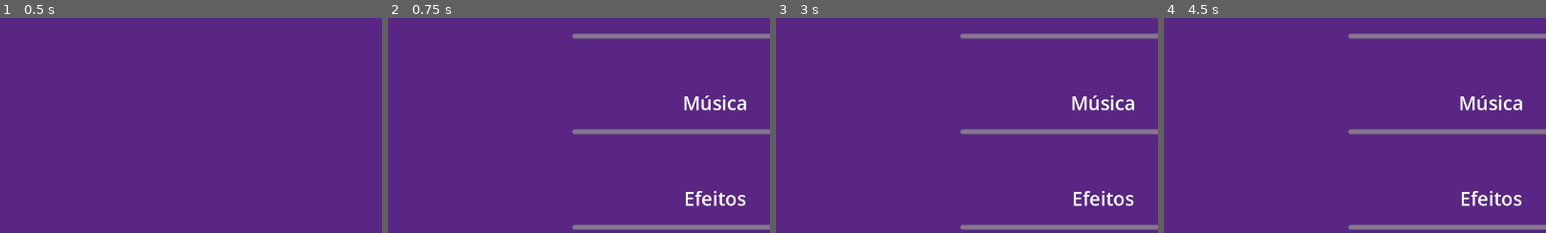
Above: before the commit, frames 1-4 (left to right).
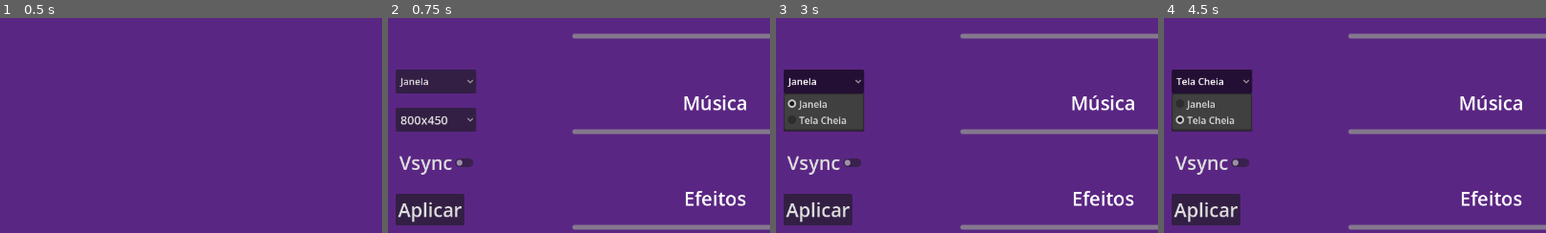
Above: after the commit, the same moments.

Repository: LuanDiegs/FelpoJam
Game: Godot game, scene res://Cenas/start_menu.tscn
Same seed, same stepped clock (60 frames per second), same inputs: the game is played once before the commit and once after it. Before the commit the project has no main scene; this scene is started directly in both runs.
Inputs (mouse positions are % of the whole screen's width and height, from its top left):
- Up to frame 1 (0.5 s): no input
- Up to frame 2 (0.75 s): click "Opções" at 0.5 s
- Up to frame 3 (3 s): click "Voltar" at 1.25 s; click "Opções" at 2 s; click (13, 38) at 2.75 s, where only the run after the commit has a clickable "Janela"
- Up to frame 4 (4.5 s): click (13, 47) at 3.5 s, where only the run after the commit has a clickable "800x450"; click (13, 38) at 4.25 s, where only the run after the commit has a clickable "Tela Cheia"
The pictures show only the part of the screen within x 7-57%, y 24-74%; the shares and areas given below are measured in that part.

Frame 1 is identical in both runs. In frame 2, 7.9% of the frame differs, in the area x 2-23%, y 24-97%; in frame 3, 9.3%, in the area x 2-24%, y 24-97%; in frame 4, 9.3%.

Commit message:
Sistema de resolução
Fiz o sistema de resolução, completo. testei, funcionando certinho.

Tem 16 resoluções. Opção de tela cheia e vsync. só é aplicado ao jogador aplicar no botão "aplicar"

Diff:
--- a/source/felpojam--projeto-gigantossauro/Cenas/settings_menu.tscn
+++ b/source/felpojam--projeto-gigantossauro/Cenas/settings_menu.tscn
@@ -5,7 +5,7 @@
 [sub_resource type="PlaceholderTexture2D" id="PlaceholderTexture2D_jhuug"]
 size = Vector2(1280, 720)
 
-[node name="SettingsMenu" type="Control" unique_id=2033712389 node_paths=PackedStringArray("master_volume_slider", "music_volume_slider", "sfx_volume_slider", "master_percent_label", "music_percent_label", "sfx_percent_label")]
+[node name="SettingsMenu" type="Control" unique_id=2033712389 node_paths=PackedStringArray("master_volume_slider", "music_volume_slider", "sfx_volume_slider", "master_percent_label", "music_percent_label", "sfx_percent_label", "resolution_option", "mode_option")]
 layout_mode = 3
 anchors_preset = 15
 anchor_right = 1.0
@@ -19,6 +19,8 @@
 master_percent_label = NodePath("MasterVolPercent")
 music_percent_label = NodePath("MusicVolPercent")
 sfx_percent_label = NodePath("SfxVolPercent")
+resolution_option = NodePath("ResolutionSetButton")
+mode_option = NodePath("WindowMode")
 
 [node name="BgPlaceholder" type="Sprite2D" parent="." unique_id=1925870788]
 modulate = Color(0.40859753, 0.5007568, 0.72983867, 0.49803922)
@@ -118,7 +120,7 @@
 horizontal_alignment = 1
 vertical_alignment = 1
 
-[node name="SettingsButton" type="Button" parent="." unique_id=622765169]
+[node name="ReturnButton" type="Button" parent="." unique_id=622765169]
 layout_mode = 0
 offset_left = 584.0
 offset_top = 611.0
@@ -128,4 +130,40 @@
 text = "Voltar
 "
 
-[connection signal="pressed" from="SettingsButton" to="." method="_on_settings_button_pressed"]
+[node name="WindowMode" type="OptionButton" parent="." unique_id=1780138805]
+layout_mode = 0
+offset_left = 104.0
+offset_top = 256.0
+offset_right = 239.0
+offset_bottom = 296.0
+
+[node name="ResolutionSetButton" type="OptionButton" parent="." unique_id=836294032]
+layout_mode = 0
+offset_left = 104.0
+offset_top = 320.0
+offset_right = 239.0
+offset_bottom = 360.0
+theme_override_font_sizes/font_size = 20
+
+[node name="VsyncEnableButton" type="CheckButton" parent="." unique_id=861933029]
+layout_mode = 0
+offset_left = 104.0
+offset_top = 384.0
+offset_right = 241.0
+offset_bottom = 440.0
+theme_override_font_sizes/font_size = 32
+text = "Vsync"
+
+[node name="ApplyButton" type="Button" parent="." unique_id=622608373]
+layout_mode = 0
+offset_left = 104.0
+offset_top = 464.0
+offset_right = 219.0
+offset_bottom = 517.0
+theme_override_font_sizes/font_size = 32
+text = "Aplicar
+"
+
+[connection signal="pressed" from="ReturnButton" to="." method="_on_return_button_pressed"]
+[connection signal="toggled" from="VsyncEnableButton" to="." method="_on_vsync_enable_button_toggled"]
+[connection signal="pressed" from="ApplyButton" to="." method="_on_apply_button_pressed"]
--- a/source/felpojam--projeto-gigantossauro/Scripts/settings_menu.gd
+++ b/source/felpojam--projeto-gigantossauro/Scripts/settings_menu.gd
@@ -1,6 +1,6 @@
 extends Control
 
-#Variaveis
+#Variaveis audio settings
 @export var master_volume_slider : HSlider
 @export var music_volume_slider : HSlider
 @export var sfx_volume_slider : HSlider
@@ -8,16 +8,41 @@
 @export var music_percent_label : Label
 @export var sfx_percent_label : Label
 
+#VAriaveis video settings
+@export var resolution_option : OptionButton
+@export var mode_option : OptionButton
+
+#Biblioteca de resoluções
+var base_resolutions = [
+	Vector2i(3840, 2160), #4K
+	Vector2i(2566, 1440), #2K
+	Vector2i(1920, 1080), #FullHD
+	Vector2i(1600, 900),
+	Vector2i(1366, 768), #Comum em Laptops
+	Vector2i(1280, 720), #HD
+	Vector2i(1024, 576),
+	Vector2i(960, 540),
+	Vector2i(854, 480), #SD
+	Vector2i(800, 450),
+	Vector2i(720, 405),
+	Vector2i(640, 360),
+	Vector2i(560, 315),
+	Vector2i(480, 270),
+	Vector2i(400, 225),
+	Vector2i(320, 180)
+]
+
+var available_resolutions = []
+
+#region Funções de Audio
 #Função para a mudança de volume
 func volume_changed(valor: float, indice_bus: int):
-
 	#Seta o volume do bus indicado que foi convertido de linear para dbs
 	AudioServer.set_bus_volume_db(indice_bus, linear_to_db(valor))
 
 #Função que atualiza o label de porcentagem de volume
 func update_label(label, Linear_valor: float):
-
-	#ARmazena a porcentagem do volume
+	#Armazena a porcentagem do volume
 	var percent = round(Linear_valor * 100)
 	#Muda o texto do label
 	label.text = str(percent) + "%"
@@ -43,15 +68,156 @@
 		AudioServer.set_bus_volume_db(bus_idx, linear_to_db(valor)) #Faz a mudança em "tempo real no db do bus deo audio
 		update_label(label, valor) #Faz a mudança em "tempo real" no valor do label
 	)
+#endregion
+
+#region Funções de Video
+
+#Função para centralizar a janela
+func center_window():
+
+	#Cria um timer de 1 frame para garantir que o posicionamente foi aplicado
+	await get_tree().process_frame
+
+	#Obtem a area util da tela (desconsidera a barra de tarefas)
+	var screen_rect = DisplayServer.screen_get_usable_rect()
+	var window_size = DisplayServer.window_get_size() #salva o tamanho da janela
+	#Calula a posição centralizada dentro da area util da tela
+	var new_pos = Vector2i(
+		screen_rect.position.x + (screen_rect.size.x - window_size.x) / 2,
+		screen_rect.position.y + (screen_rect.size.y - window_size.y) /2
+	)
+
+	#GArante que a posição não seja negativa
+	new_pos.x = max(new_pos.x, 0)
+	new_pos.y = max(new_pos.y, 0)
+
+	#Aplica a nova posição da janela
+	DisplayServer.window_set_position(new_pos)
+
+#Função de configuração inicial da resolução
+func setup_resolutions():
+
+	#Pega a resoluyção maxima da tela principal
+	var screen_size = DisplayServer.screen_get_size()
+	var max_width = screen_size.x
+	var max_height = screen_size.y
+
+	#Fitra as resoluõções que cabem na tela do jogador
+	for res in base_resolutions:
+		if res.x <= max_width and res.y <= max_height:
+			available_resolutions.append(res)
+
+	#Salva o tamanho da tela
+	var current_res = DisplayServer.window_get_size()
+	#Checa se a resolução atual não está na lista
+	if !available_resolutions.has(current_res):
+		#adiciona ela na lista
+		available_resolutions.append(current_res)
+		#Rorganiza alista novamente
+		available_resolutions.sort_custom(func(a, b): return a.x > b.x or (a.x == b.x and a.y > b.y))
+
+	#limpa as opções no bitão
+	resolution_option.clear()
+	#Preenche as opções do botão de resoluções com al ista filtrada
+	for res in available_resolutions:
+		resolution_option.add_item("%dx%d" % [res.x, res.y])
+
+	#Pega a resolução atual selecionada
+	var res_idx = available_resolutions.find(current_res)
+	#Se o indice não foi invalido aplica a ersolução do indice, se for inalido aplica a resolução maxima do monitor
+	resolution_option.select(res_idx if res_idx != -1 else 0)
+
+#Função de configuração inicial de modos de tela
+func setup_display_modes():
+
+	#Limpando as opções
+	mode_option.clear()
+	#Adicionando as opções principais de modo de tela no botão
+	mode_option.add_item("Janela")
+	mode_option.add_item("Tela Cheia")
+
+	#Salva o modo atual da tela
+	var current_mode = DisplayServer.window_get_mode()
+	#Checa quais das opções está ativa na janela e muda o selecionado no botão de seleção de modos
+	match current_mode:
+		DisplayServer.WINDOW_MODE_WINDOWED: #modo janela
+			mode_option.select(0) #indice 0
+		DisplayServer.WINDOW_MODE_FULLSCREEN: #modo tela cheia
+			mode_option.select(1) #indice 1
+		_: #caso não tenha um modo definido ou esteja invalido
+			mode_option.select(0) #Inice 0 por padrão
+
+#Função para aplicar o modo de tela
+func apply_display_mode():
+	#Pega o index do modo atual selecionado no botão
+	var screen_mode_idx = mode_option.selected
+	#Checa quais das opções está selecionada no botão e ativa na janela
+	match screen_mode_idx:
+		0: #Modo janela
+			DisplayServer.window_set_mode(DisplayServer.WINDOW_MODE_WINDOWED) #aplica o modo janela
+		1: #Modo janela sem bordas
+			DisplayServer.window_set_mode(DisplayServer.WINDOW_MODE_FULLSCREEN) #aplica o modo tela cheia
+
+#Função que aplica a resolução
+func apply_resolution():
+	#Salva a resolução selecionada no botão em uma variavel
+	var selected_idx = resolution_option.selected
+	#Checa se o index é invalido
+	if selected_idx < 0 or selected_idx >= available_resolutions.size():
+		return #Se for retorna
+
+	#Pega a resolução selecionada
+	var new_res = available_resolutions[selected_idx]
+	#Pega o modo de tela
+	var current_mode = DisplayServer.window_get_mode()
+	#Checa se  o modo de tela é o modo janela
+	if current_mode == DisplayServer.WINDOW_MODE_WINDOWED:
+		DisplayServer.window_set_size(new_res) #modifica o tamanho da janela
+		center_window() #centraliza a janela
+	else: #Caso não seja (é fullscreen)
+		get_viewport().size = new_res   # muda a resolução interna da viewport
+
+func apply_vsync():
+	#Salva o no do botão do csync em uma variavel
+	var vsync_check = $VsyncEnableButton
+	if vsync_check: #Checa se a variavel foi salva
+		#Salva o valor booleano do botão (ativado ou desativado)
+		var vsync_enabled = vsync_check.button_pressed
+		#Salva o modo de vsync como ativo se o vsync_enable for verdadeiro, caso contrario salva como modo destivado
+		var vsync_mode = DisplayServer.VSYNC_ENABLED if vsync_enabled else DisplayServer.VSYNC_DISABLED
+		#Aplica a configuração no vsync na janela
+		DisplayServer.window_set_vsync_mode(vsync_mode)
+
+#endregion
 
 #Função que roda ao iniciar o nó/cena
 func _ready() -> void:
+
+	#Aplicando a configuração inicial de resolução
+	setup_resolutions()
+	#Aplicando a configuração inicial do modo de tela
+	setup_display_modes()
+	#Centralizando a janela
+	center_window()
+
 	#Setando a configuração inicial de todos os sliders
 	setup_slider(master_volume_slider, master_percent_label, "Master")
 	setup_slider(music_volume_slider, music_percent_label, "Music")
 	setup_slider(sfx_volume_slider, sfx_percent_label, "Effects")
 
 #Função que executa ao pressionar o botão de voltar para o menu
-func _on_settings_button_pressed() -> void:
+func _on_return_button_pressed() -> void:
 	#MUda para a ceno do menu principal
 	get_tree().change_scene_to_file(Global.start_menu)
+
+
+#Função toggle vsync (só armazena a intenção não aplica nada, o valor será usando no botão aplicar)
+func _on_vsync_enable_button_toggled(toggled_on: bool) -> void:
+	pass # Replace with function body.
+
+#Função que executa ao pressionar o botão de applicar as cofigurações de cideo
+func _on_apply_button_pressed() -> void:
+	apply_resolution() #aplica a resolução
+	apply_display_mode() #aplica o modo de tela
+	center_window() #centraliza a janela
+	apply_vsync() #aplica o vsync
--- a/source/felpojam--projeto-gigantossauro/project.godot
+++ b/source/felpojam--projeto-gigantossauro/project.godot
@@ -11,6 +11,7 @@
 [application]
 
 config/name="Felpojam  Projeto Gigantossauro"
+run/main_scene="uid://bqh03fym7is0"
 config/features=PackedStringArray("4.6", "GL Compatibility")
 config/icon="res://icon.svg"
 
@@ -26,6 +27,9 @@
 
 window/size/viewport_width=1280
 window/size/viewport_height=720
+window/size/resizable=false
+window/stretch/mode="viewport"
+window/vsync/vsync_mode=0
 
 [physics]
 
Not shown, added: source/felpojam--projeto-gigantossauro/export_presets.cfg
